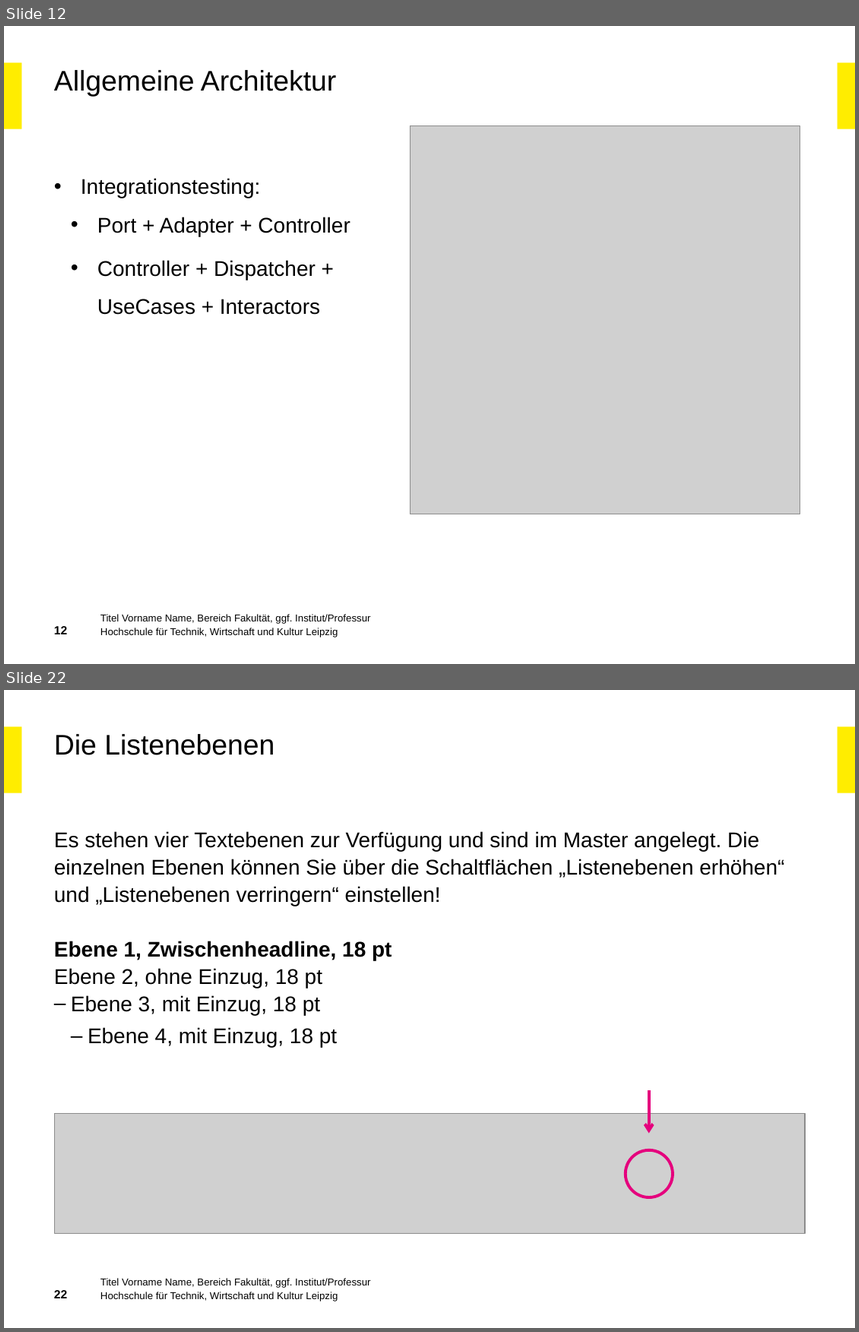
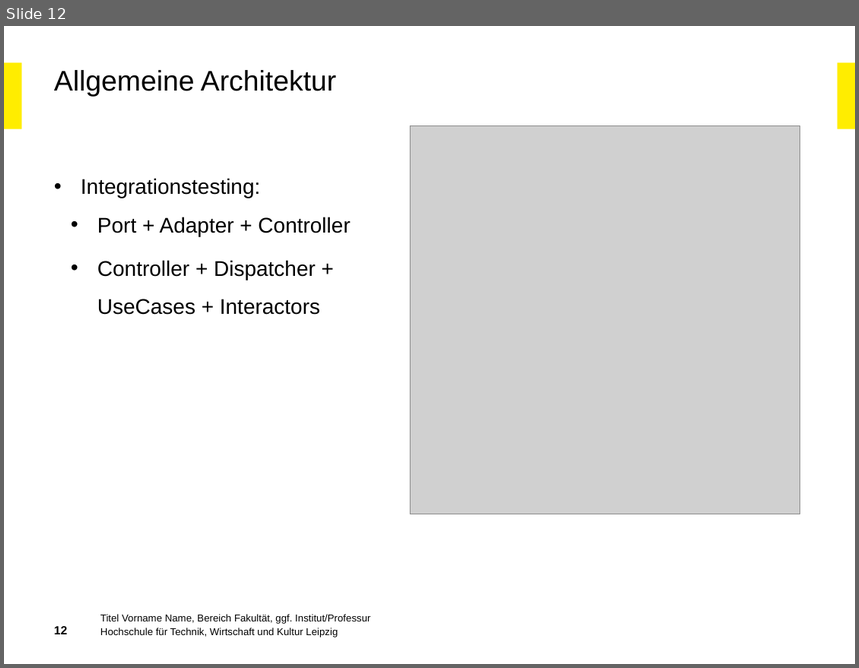
Before and after one commit to IvanAgibalov97/Praxisbericht, a slide deck: Architektur eines OCPP-Servers.pptx. Shown one above the other, each under a label of ours: slides 12 and 22 before the commit, slide 12 after it; the slides between them are not shown. The pictures are 859x1332 and 859x668 pixels, drawn with LibreOffice and Linux fonts; fonts in the diff are those of the drawing; grey boxes stand for pictures; background and template pictures are left out. Boxes give left, top, right and bottom in pixels: in the first picture for what was removed or moved away, otherwise in the second. Text is boxed around its words. In the diff, an @@ line names an element or a change of style, - is before the commit and + after.

```diff
--- a/Architektur eines OCPP-Servers.pptx
+++ b/Architektur eines OCPP-Servers.pptx
@@ slide 22 removed at <box>4,690,855,1328</box>, background #FFFFFF; not listed: 3 template elements that a slide beside it also shows @@
@@ title removed at <box>54,734,275,755</box> @@
-Die Listenebenen
@@ text removed at <box>54,831,785,1047</box> @@
-  Es stehen vier Textebenen zur Verfügung und sind im Master angelegt. Die einzelnen Ebenen können Sie über die Schaltflächen „Listenebenen erhöhen“ und „Listenebenen verringern“ einstellen!
-Ebene 1, Zwischenheadline, 18 pt
-  Ebene 2, ohne Einzug, 18 pt
-    – Ebene 3, mit Einzug, 18 pt
-      – Ebene 4, mit Einzug, 18 pt
@@ arrow removed from (649, 1091) to (649, 1134) @@
@@ picture removed at <box>54,1114,805,1234</box> @@
@@ ellipse removed at <box>626,1151,673,1198</box> @@
@@ text removed at <box>101,1278,370,1288</box> @@
-Titel Vorname Name, Bereich Fakultät, ggf. Institut/Professur
@@ page number removed at <box>54,1290,67,1299</box> @@
-22
```
Also in this commit, not shown: 16 slides changed, 2 slides added.
